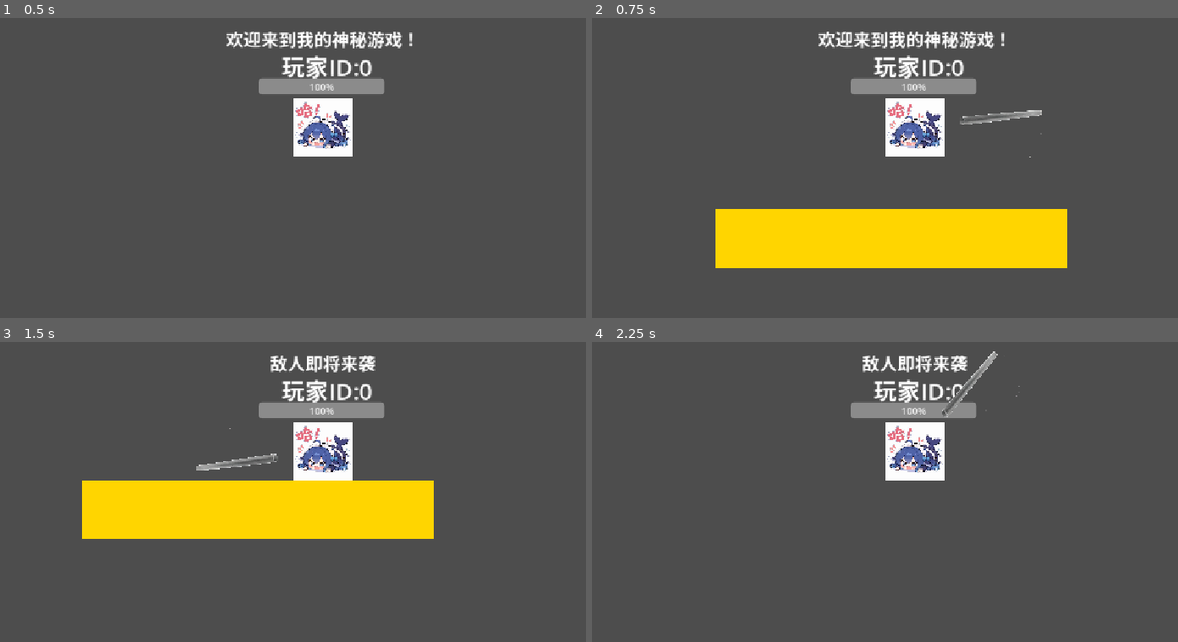
Above: before the commit, frames 1-4 (two rows, left to right).
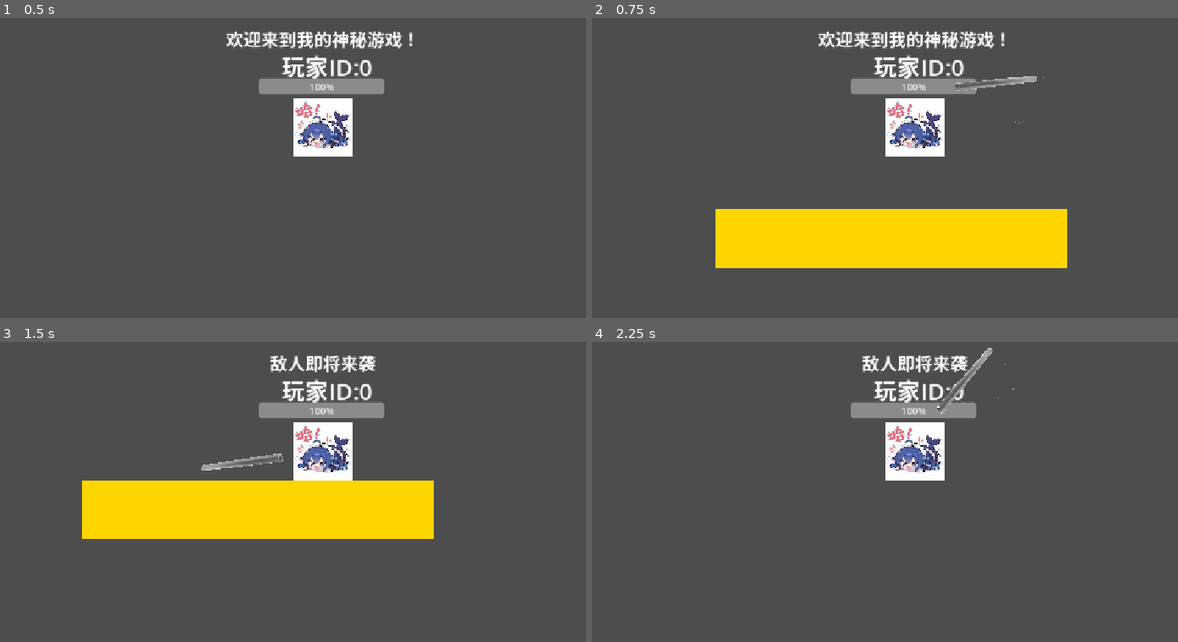
Above: after the commit, the same moments.

Repository: Sui-xie/NewGames
Game: Godot game, scene res://root.tscn
The game is run twice, just before and just after one commit, with the same random seed, the same clock (stepped at 60 frames per second) and the same inputs.
Inputs (mouse positions are in pixels of both pictures, inside the frame that each line leads up to):
- Up to frame 1 (0.5 s): no input
- Up to frame 2 (0.75 s): tap Enter at 0.5 s; move the mouse to (1066, 108) at 0.52 s; hold D (move_right) from 0.53 s (still down); click (1066, 108) at 0.67 s
- Up to frame 3 (1.5 s): tap Space at 0.77 s; move the mouse to (187, 471) at 1.27 s; release D (move_right) at 1.28 s; hold A (move_left) from 1.28 s (still down); click (187, 471) at 1.42 s
- Up to frame 4 (2.25 s): tap Space at 1.52 s; move the mouse to (984, 369) at 2.02 s; release A (move_left) at 2.03 s; hold D (move_right) from 2.03 s (still down); click (984, 369) at 2.17 s

Frame 1 is identical in both runs. In frame 2, 0.6% of the frame differs, in the area x 61-78%, y 19-47%; in frame 3, less than 0.1%; in frame 4, 0.5%.

Commit message:
新增标签映射表

Diff:
--- a/core/ctx.gd
+++ b/core/ctx.gd
@@ -1,7 +1,7 @@
 extends Node
 class_name Ctx
 
-@export var gravity:float = -1600
+@export var gravity: float = -1600
 
 
 const sceneList: Dictionary[String, Variant] = {
@@ -15,11 +15,15 @@
 var service:Dictionary[String,Node] = {}#普通服务
 var boot:Node2D
 var currentScene:Node2D
+var tags:Tags
 
 const bus = preload("res://core/eventBus.gd")
+const tagsScripts = preload('res://core/interFace/tags.gd')
 
 func _ready() -> void:
-	pass
+	var t = tagsScripts.new()
+	add_child(t)
+	tags = t
 
 func on(event: String, callback:
 	Callable) -> int:return service["eventBus"].on(event,callback)
@@ -56,6 +60,12 @@
 	if currentScene == null:print('[WARN]有节点拿到了空的主场景节点')
 	return currentScene
 
+func checkTag(node:Variant,tag:String) ->bool:
+	if 'meta' in node:
+		if tag in node:
+			return true
+	return false
+
 #该方法在boot时禁用,在该方法内禁止使用事件总线
 func switchMainScene(sceneId:String):
 	var sceneName:String;
--- /dev/null
+++ b/core/interFace/tags.gd
@@ -0,0 +1,6 @@
+extends Node
+class_name Tags
+
+var noEntry: String  = "noEntry"
+var ground:String = "ground"
+var mapWall:String = "mapWall"
--- a/core/mapMgr.gd
+++ b/game/level/map/mapMgr.gd
@@ -1,7 +1,7 @@
 extends Node
 class_name MapMgr
 
-var defMap: PackedScene = preload('res://game/level/scene/map.tscn')
+var defMap: PackedScene = preload('res://game/level/map/map.tscn')
 var currentMap = null;
 
 # Called when the node enters the scene tree for the first time.
@@ -18,7 +18,8 @@
 func loadDefaultMap():
 	print("[INFO][MapMgr]加载默认地图")
 	var map:Map = defMap.instantiate()
-	var meta = ["noEntry","wall","ground"]
+	var tags:Tags = ctx.tags
+	var meta: Array[String] = [tags.noEntry,tags.mapWall,tags.ground]
 	for i in meta:
 		map.addMeta(i)
 
--- a/game/level/scene/block.tscn
+++ /dev/null
@@ -1,19 +0,0 @@
-[gd_scene format=3 uid="uid://updfen2abe1g"]
-
-[ext_resource type="Script" uid="uid://d00vgtiikq3oi" path="res://game/level/scripts/wall.gd" id="1_osf0l"]
-[ext_resource type="Texture2D" uid="uid://du5gdunoaquvp" path="res://assets/IMG/黄方块.png" id="1_xv03h"]
-
-[sub_resource type="RectangleShape2D" id="RectangleShape2D_cypby"]
-size = Vector2(100, 100)
-
-[node name="Block" type="StaticBody2D" unique_id=1481412891]
-script = ExtResource("1_osf0l")
-
-[node name="CollisionShape2D" type="CollisionShape2D" parent="." unique_id=608447017]
-position = Vector2(50, 50)
-shape = SubResource("RectangleShape2D_cypby")
-
-[node name="黄方块" type="Sprite2D" parent="." unique_id=88519428]
-position = Vector2(50, 50)
-scale = Vector2(0.96, 0.96)
-texture = ExtResource("1_xv03h")
--- a/game/level/scene/bullet.tscn
+++ b/game/level/scene/bullet.tscn
@@ -4,7 +4,7 @@
 [ext_resource type="Script" uid="uid://caijq2h5n1n5o" path="res://game/level/scripts/buttlt.gd" id="1_xw300"]
 
 [sub_resource type="CapsuleShape2D" id="CapsuleShape2D_cypby"]
-radius = 7.2005434
+radius = 4.966036
 height = 138.87358
 
 [node name="Bullet" type="Area2D" unique_id=500824647]
@@ -17,6 +17,6 @@
 shape = SubResource("CapsuleShape2D_cypby")
 
 [node name="钢管" type="Sprite2D" parent="." unique_id=1811979406]
-position = Vector2(-0.99999994, 8.999999)
+position = Vector2(0.9999999, 9)
 scale = Vector2(0.03800677, 0.03800676)
 texture = ExtResource("1_qwydi")
--- a/game/level/scripts/bailu.gd
+++ b/game/level/scripts/bailu.gd
@@ -50,6 +50,6 @@
 	b.rot = r
 	b.rotation = r - deg_to_rad(-25)#偏二十五度，因为我懒得去修图
 	b.damage = 10
-	add_child(b)
+	ctx.currentScene.add_child(b)
 	b.global_position = self.global_position
 	cooling = collingTime
--- a/game/level/scripts/buttlt.gd
+++ b/game/level/scripts/buttlt.gd
@@ -28,7 +28,7 @@
 func body_enter(b:Node) -> void:
 	#print("[INFO]子弹撞到了:",b.name)
 	if "meta" in b:
-		if "noEntry" in b.meta:
+		if ctx.tags.noEntry in b.meta:
 			queue_free()
 			return
 	if b == shooter : return
--- a/game/level/scripts/gameCore.gd
+++ b/game/level/scripts/gameCore.gd
@@ -1,8 +1,8 @@
 extends Node
 
-const playerMgrScripts = preload("res://core/playerMgr.gd")
+const playerMgrScripts = preload("res://game/level/scripts/playerMgr.gd")
 const uiLayer: PackedScene = preload('res://game/level/scene/ui/uiLayer.tscn')
-const mapMgrScripts = preload('res://core/mapMgr.gd')
+const mapMgrScripts = preload('res://game/level/map/mapMgr.gd')
 
 const attack = preload('res://game/level/scripts/attack.gd')
 
--- a/game/level/scripts/player/player.gd
+++ b/game/level/scripts/player/player.gd
@@ -70,7 +70,7 @@
 	b.rot = r
 	b.rotation = r - deg_to_rad(-25)#偏二十五度，因为我懒得去修图
 	b.damage = 100
-	add_child(b)
+	ctx.currentScene.add_child(b)
 	b.global_position = self.global_position
 	cooling = collingTime
 
--- a/game/level/scripts/wall.gd
+++ /dev/null
@@ -1,12 +0,0 @@
-extends StaticBody2D
-
-var meta = ["noEntry"]
-
-# Called when the node enters the scene tree for the first time.
-func _ready() -> void:
-	pass # Replace with function body.
-
-
-# Called every frame. 'delta' is the elapsed time since the previous frame.
-func _process(delta: float) -> void:
-	pass
Not shown, added: core/interFace/tags.gd.uid
Renamed: game/level/scripts/map.gd -> game/level/map/map.gd
Renamed: game/level/scripts/map.gd.uid -> game/level/map/map.gd.uid
Renamed: game/level/scene/map.tscn -> game/level/map/map.tscn
Renamed: core/mapMgr.gd.uid -> game/level/map/mapMgr.gd.uid
Renamed: core/playerMgr.gd -> game/level/scripts/playerMgr.gd
Renamed: core/playerMgr.gd.uid -> game/level/scripts/playerMgr.gd.uid
Not shown, removed: game/level/scripts/wall.gd.uid
Renamed: game/level/scene/other.tscn -> game/other/other.tscn
